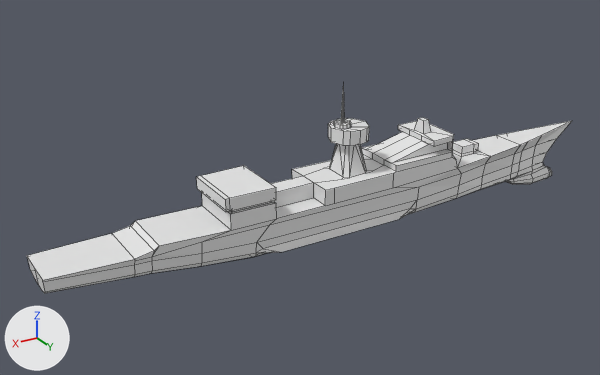
A saved change to the OBJ model src/demo/share/applets/WireFrame/models/knoxS.obj.
Both versions are drawn from a 50 mm camera at (305.0, 441.0, 208.0) aimed at (34.0, -11.0, -18.0). The lights are fixed; the arrows at lower left show +X, +Y and +Z. Mesh edges are drawn as thin lines. Where no turn or scale is listed for an object, it has been applied to the vertices.

Objects in the first picture: 'knoxS'.
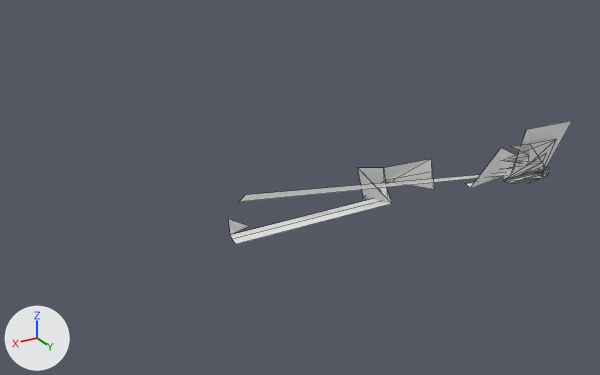
What changed in the scene script:
```text
Change me_knoxs:
    used by ob_knoxs; location = (0.0, 0.0, 0.0)
    remove me_knoxs.from_pydata(...)  # 428 vertices, 420 faces; spans x -219.0..219.0, y -23.0..22.0, z -56.0..56.0
    add me_knoxs.from_pydata(...)  # 86 vertices, 43 faces; spans x -219.0..85.0, y -23.0..0.0, z -56.0..-10.0
    me_knoxs part 1: 342 vertices removed from x -199.0..219.0, y -22.0..22.0, z -56.0..56.0
```

Location of each change, (x1, y1, x2, y2) in pixels of the pictures (600 x 375 px):
'knoxS', reshaped (37% narrower, 40% shorter)
    before: (27, 87, 572, 293)
    after: (228, 121, 572, 244)
part 1 of me_knoxs, deleted
    before: (27, 87, 572, 293)
